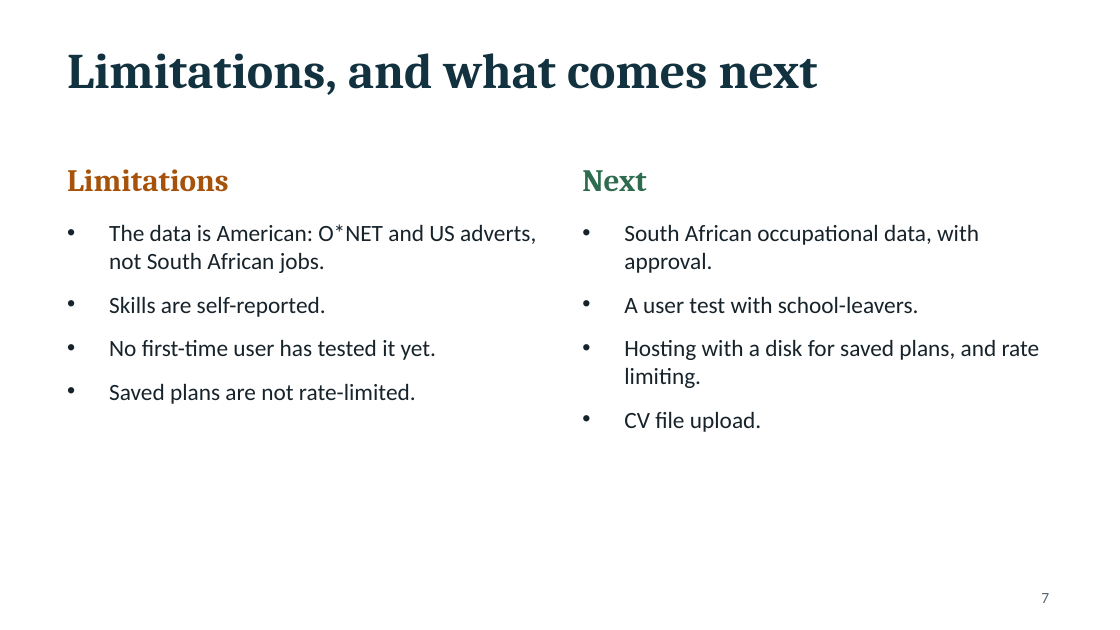
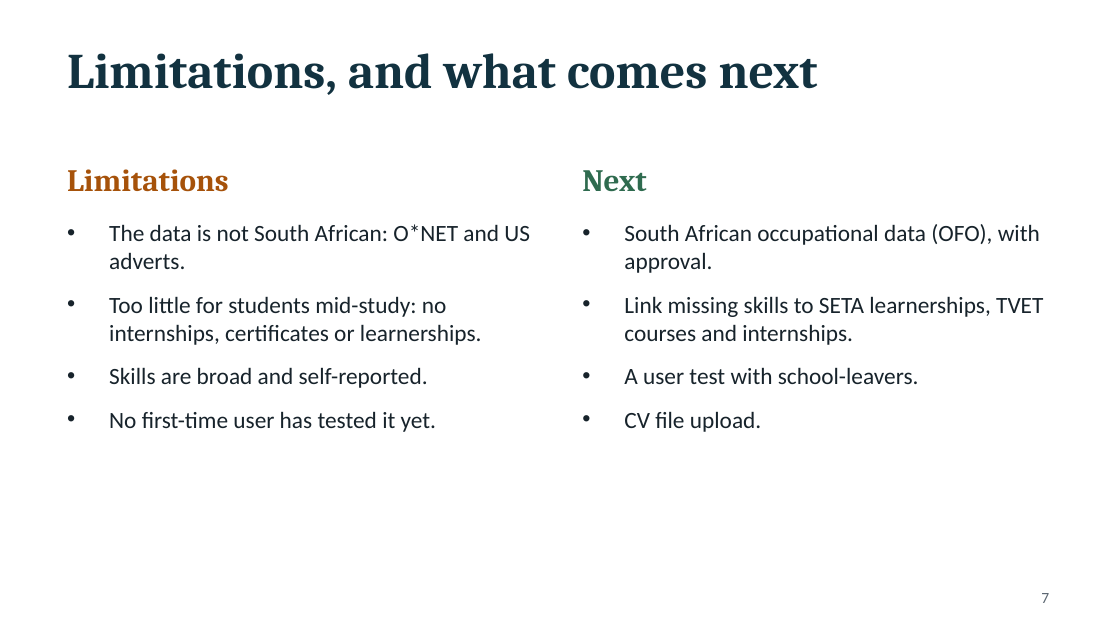
Before and after one commit to ShogunLSG/SAYCEP, a slide deck: slide 7 of docs/ISJ107V_Assignment4_219045719_slides.pptx. Drawn at 1120x630 pixels with LibreOffice and Linux fonts; fonts in the diff are those of the drawing. Boxes give left, top, right and bottom in pixels: in the first picture for what was removed or moved away, otherwise in the second. Text is boxed around its words. In the diff, an @@ line names an element or a change of style, - is before the commit and + after.

```diff
--- a/docs/ISJ107V_Assignment4_219045719_slides.pptx
+++ b/docs/ISJ107V_Assignment4_219045719_slides.pptx
@@ text at (109,224,530,388): text changed @@
-• The data is American: O*NET and US adverts, not South African jobs.
-• Skills are self-reported.
+• The data is not South African: O*NET and US adverts.
+• Too little for students mid-study: no internships, certificates or learnerships.
+• Skills are broad and self-reported.
@@ text at (624,224,1043,345): text changed @@
-• South African occupational data, with approval.
+• South African occupational data (OFO), with approval.
+• Link missing skills to SETA learnerships, TVET courses and internships.
@@ text at (624,339,1040,388): paragraph removed @@
-• Hosting with a disk for saved plans, and rate limiting.
@@ text at (109,383,416,404): paragraph removed @@
-• Saved plans are not rate-limited.
```
Also in this commit, not shown: 4 other files.
